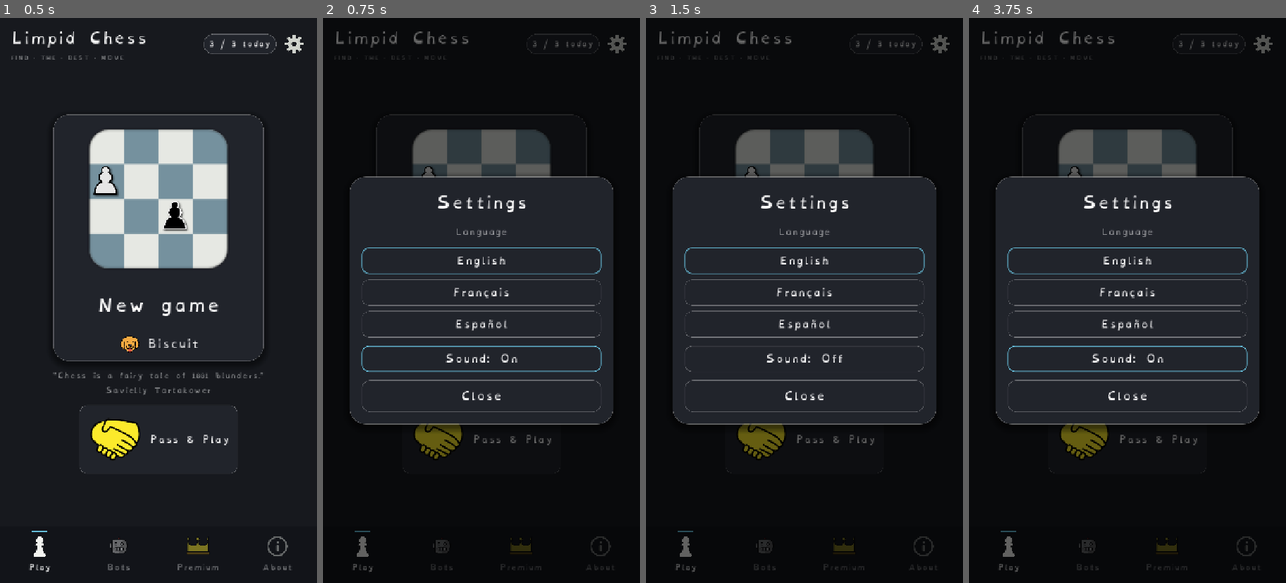
Above: before the commit, frames 1-4 (left to right).
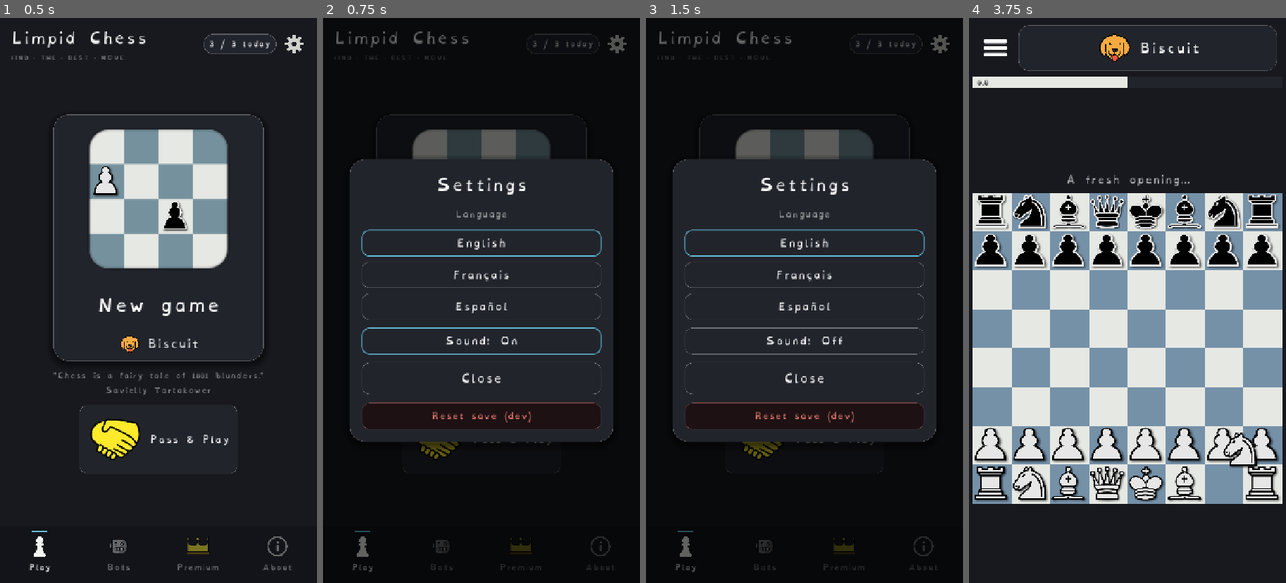
Above: after the commit, the same moments.

Repository: Hatscat/limpidchess
Game: Godot game, scene res://scenes/home.tscn
Same seed, same stepped clock (60 frames per second), same inputs: the game is played once before the commit and once after it.
Inputs (mouse positions are in pixels of both pictures, inside the frame that each line leads up to; where the layout moved, square brackets give the same spot in the first picture):
- Up to frame 1 (0.5 s): no input
- Up to frame 2 (0.75 s): click (617, 46) at 0.5 s
- Up to frame 3 (1.5 s): click "Sound: On" at 1.25 s
- Up to frame 4 (3.75 s): click "Sound: Off" at 2 s; click (1127, 413) at 2.75 s, where only the run after the commit has a clickable "Reset save (dev)"; click (1127, 232) [1127, 238] at 3.5 s

Frame 1 is identical in both runs. In frame 2, 9.1% of the frame differs, in the area x 8-92%, y 25-77%; in frame 3, 8.6%; in frame 4, 63%, in the area x 1-99%, y 1-98%.

Commit message:
feat: add reset save functionality for development and update UI with reset button

Diff:
--- a/scenes/home.tscn
+++ b/scenes/home.tscn
@@ -295,9 +295,9 @@
 anchor_right = 0.5
 anchor_bottom = 0.5
 offset_left = -300.0
-offset_top = -260.0
+offset_top = -312.0
 offset_right = 300.0
-offset_bottom = 260.0
+offset_bottom = 312.0
 grow_horizontal = 2
 grow_vertical = 2
 theme_override_styles/panel = SubResource("sb_card")
@@ -343,8 +343,22 @@
 theme_override_styles/hover = SubResource("sb_ghost")
 text = "Close"
 
+[node name="ResetBtn" type="Button" parent="SettingsOverlay/Card/VBox" unique_id=731904882]
+unique_name_in_owner = true
+visible = false
+modulate = Color(0.91, 0.49, 0.44, 1)
+custom_minimum_size = Vector2(0, 48)
+layout_mode = 2
+focus_mode = 0
+theme_override_font_sizes/font_size = 18
+theme_override_styles/normal = SubResource("sb_ghost")
+theme_override_styles/pressed = SubResource("sb_ghost")
+theme_override_styles/hover = SubResource("sb_ghost")
+text = "Reset save (dev)"
+
 [connection signal="pressed" from="TopBar/Settings" to="." method="_on_settings_pressed"]
 [connection signal="pressed" from="Center/VBox/PlayCard" to="." method="_on_play_pressed"]
 [connection signal="pressed" from="Center/VBox/PassPlay" to="." method="_on_pass_play_pressed"]
 [connection signal="pressed" from="SettingsOverlay/Card/VBox/SoundToggle" to="." method="_on_sound_pressed"]
 [connection signal="pressed" from="SettingsOverlay/Card/VBox/CloseBtn" to="." method="_on_settings_close"]
+[connection signal="pressed" from="SettingsOverlay/Card/VBox/ResetBtn" to="." method="_on_reset_pressed"]
--- a/scripts/game_manager.gd
+++ b/scripts/game_manager.gd
@@ -90,6 +90,27 @@
 func set_sound_enabled(on: bool) -> void:
 	sound_enabled = on
 	_save()
+
+
+## DEV ONLY: wipe the local save and reset in-memory state to a fresh first launch
+## (non-premium, full daily games, zeroed stats). Caller should reload the scene.
+func reset_save() -> void:
+	if FileAccess.file_exists(SAVE_PATH):
+		DirAccess.remove_absolute(SAVE_PATH)
+	is_premium = false
+	language = ""
+	sound_enabled = true
+	games_today = 0
+	last_play_date = ""
+	games_played = 0
+	wins = 0
+	draws = 0
+	losses = 0
+	best_moves_found = 0
+	blunders_made = 0
+	current_bot = {}
+	_apply_locale()
+	_roll_day()
 
 
 # --- Navigation ---
--- a/scripts/home.gd
+++ b/scripts/home.gd
@@ -11,6 +11,7 @@
 @onready var settings_overlay: Control = %SettingsOverlay
 @onready var lang_list: VBoxContainer = %LangList
 @onready var sound_toggle: Button = %SoundToggle
+@onready var reset_btn: Button = %ResetBtn
 
 
 func _ready() -> void:
@@ -63,6 +64,7 @@
 func _on_settings_pressed() -> void:
 	_build_lang_list()
 	_refresh_sound_btn()
+	reset_btn.visible = OS.is_debug_build()  # dev-only convenience
 	settings_overlay.visible = true
 
 
@@ -90,6 +92,11 @@
 	_refresh_sound_btn()
 	if GameManager.sound_enabled:
 		Audio.play("move")  # a little confirmation blip
+
+
+func _on_reset_pressed() -> void:
+	GameManager.reset_save()
+	GameManager.go_to_home()  # reload fresh (non-premium, zeroed stats)
 
 
 func _build_lang_list() -> void:
Binary file changed: assets/i18n/ui.fr.translation
Not shown, changed: HOW_TO.md
